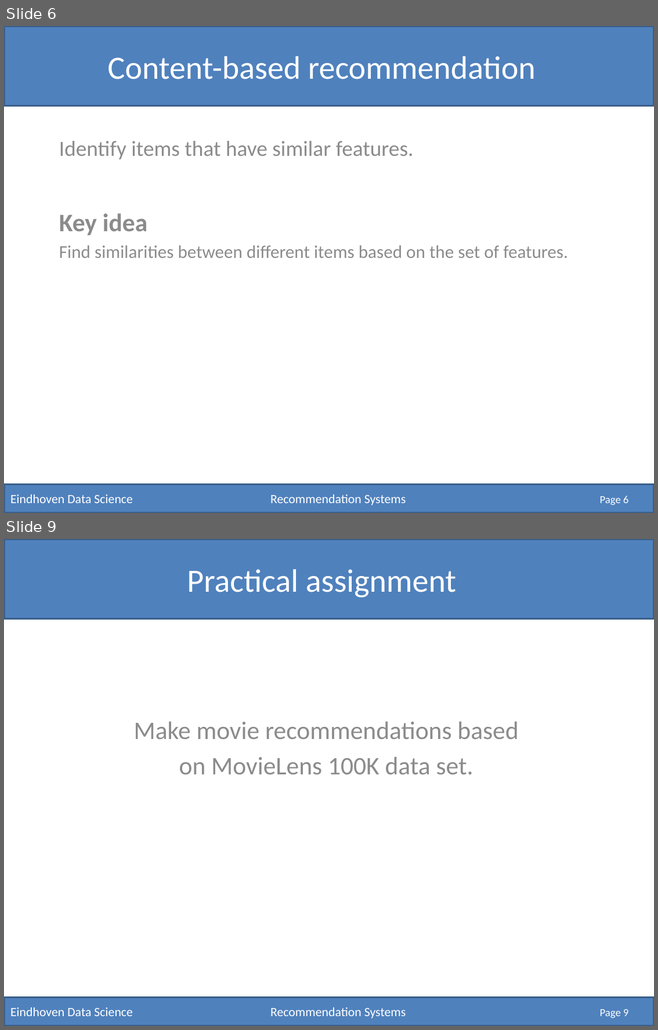
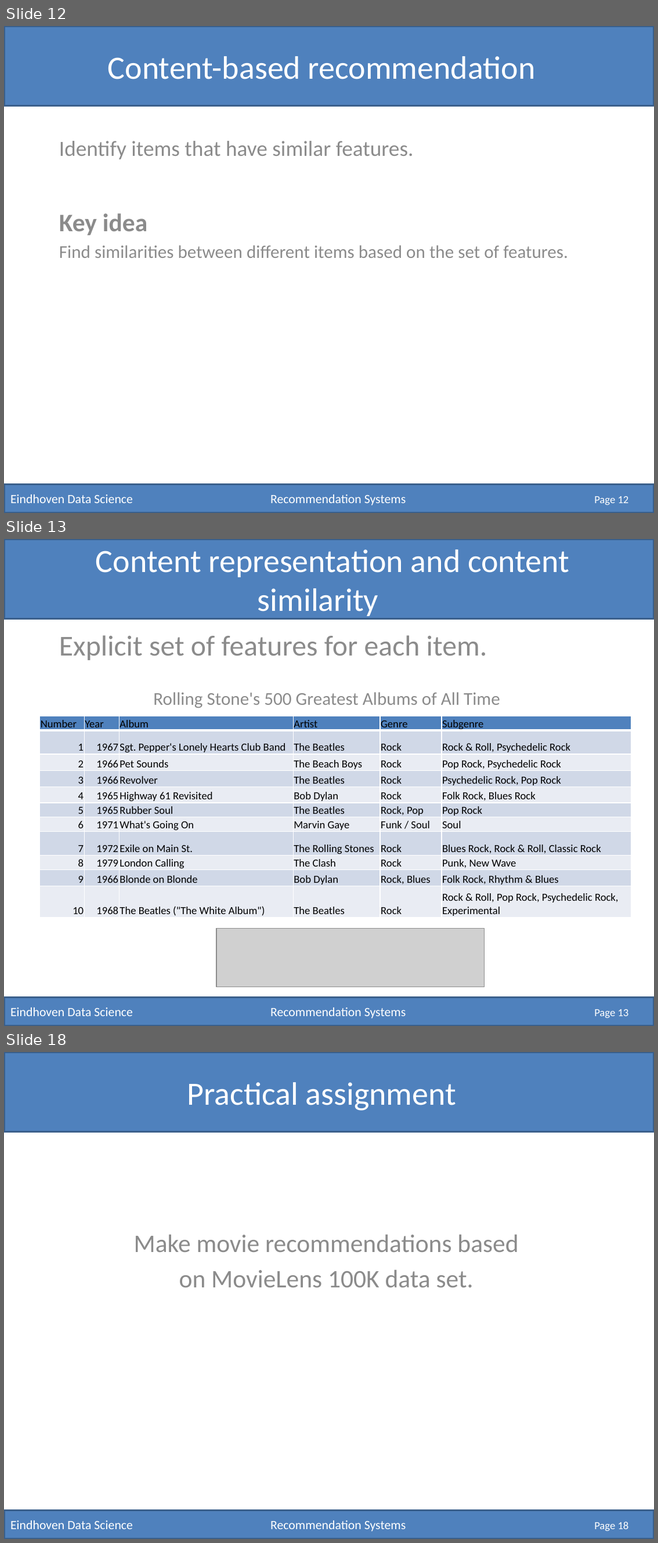
Before and after one commit to RobRomijnders/EDS, a slide deck: hack_10/Recommendation Systems.pptx. Shown one above the other, each under a label of ours: slides 6 and 9 before the commit, slides 12, 13 and 18 after it; the slides between them are not shown. The pictures are 658x1030 and 658x1543 pixels, drawn with LibreOffice and Linux fonts; fonts in the diff are those of the drawing; grey boxes stand for pictures. Boxes give left, top, right and bottom in pixels: in the first picture for what was removed or moved away, otherwise in the second. Text is boxed around its words. In the diff, an @@ line names an element or a change of style, - is before the commit and + after.

Commit message:
Main presentation updates.

```diff
--- a/hack_10/Recommendation Systems.pptx
+++ b/hack_10/Recommendation Systems.pptx
@@ slide 13 added at <box>4,539,654,1026</box>, background #FFFFFF @@
@@ rectangle added at <box>4,539,654,619</box>, fill #4F81BD, outline #3A5F8C 2 pt @@
@@ title added at <box>96,549,569,619</box>, 36 pt, text #FFFFFF @@
+Content representation and content similarity
@@ subtitle added at <box>59,635,500,708</box>, 20 pt, text #8C8C8C @@
+Explicit set of features for each item.
+Rolling Stone's 500 Greatest Albums of All Time
@@ table added at <box>40,716,630,918</box>, 11 rows, 6 columns @@
+Number | Year | Album | Artist | Genre | Subgenre
+1 | 1967 | Sgt. Pepper's Lonely Hearts Club Band | The Beatles | Rock | Rock & Roll, Psychedelic Rock
+2 | 1966 | Pet Sounds | The Beach Boys | Rock | Pop Rock, Psychedelic Rock
+3 | 1966 | Revolver | The Beatles | Rock | Psychedelic Rock, Pop Rock
+4 | 1965 | Highway 61 Revisited | Bob Dylan | Rock | Folk Rock, Blues Rock
+5 | 1965 | Rubber Soul | The Beatles | Rock, Pop | Pop Rock
+6 | 1971 | What's Going On | Marvin Gaye | Funk / Soul | Soul
+7 | 1972 | Exile on Main St. | The Rolling Stones | Rock | Blues Rock, Rock & Roll, Classic Rock
+8 | 1979 | London Calling | The Clash | Rock | Punk, New Wave
+9 | 1966 | Blonde on Blonde | Bob Dylan | Rock, Blues | Folk Rock, Rhythm & Blues
+10 | 1968 | The Beatles ("The White Album") | The Beatles | Rock | Rock & Roll, Pop Rock, Psychedelic Rock, Experimental
@@ picture added at <box>216,929,484,987</box> @@
@@ rectangle added at <box>4,998,654,1026</box>, fill #4F81BD, outline #3A5F8C 2 pt, 14 pt, text #FFFFFF @@
+Eindhoven Data Science Recommendation Systems
@@ page number added at <box>594,1009,629,1018</box>, 12 pt, text #FFFFFF @@
+Page 13
@@ what was slide 6 is now slide 12 @@
@@ page number at <box>594,496,629,505</box>: text changed @@
-Page 6
+Page 12
@@ what was slide 9 is now slide 18 @@
@@ page number at <box>594,1522,629,1531</box>: text changed @@
-Page 9
+Page 18
```
Also in this commit, not shown: 5 slides changed, 8 other slides added.
